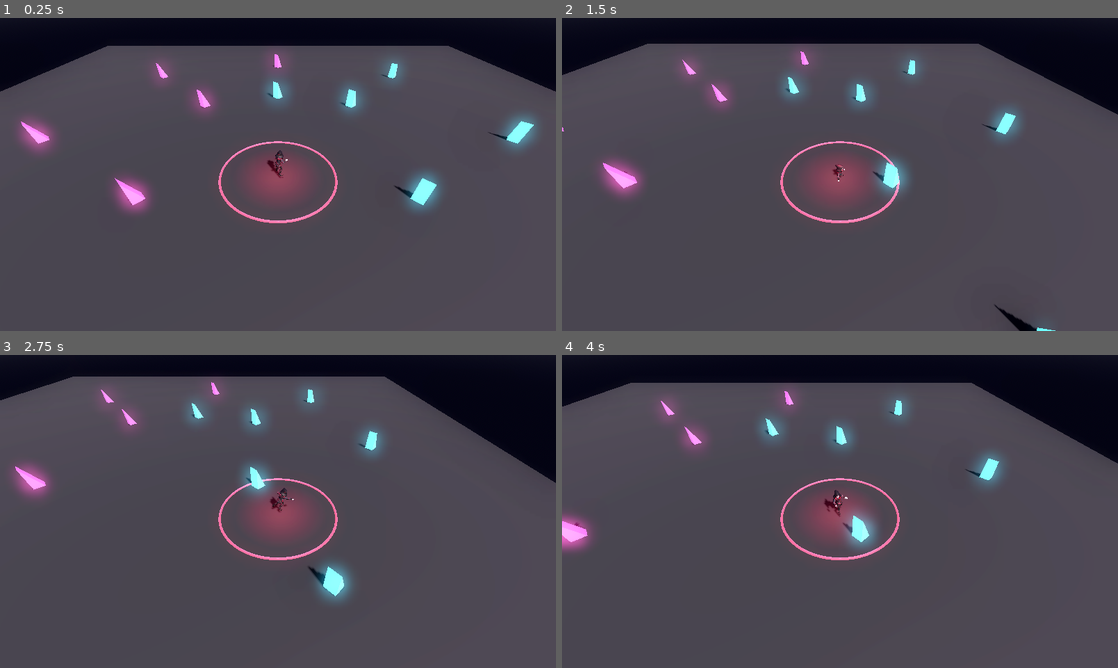
Above: before the commit, frames 1-4 (two rows, left to right).
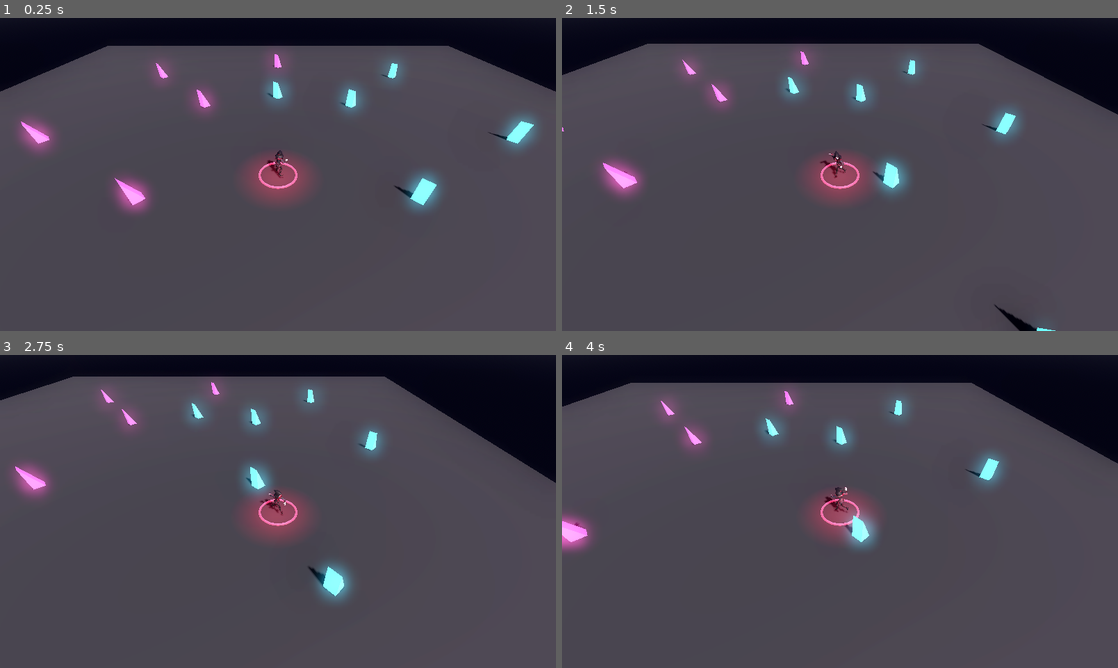
Above: after the commit, the same moments.

Repository: v-prokofev/MisterV
Game: Godot game, scene res://scenes/main.tscn
Two runs of this game, one before a commit and one after it. Both use one fixed random seed, a clock stepped at 60 frames per second and the inputs below.
Inputs (mouse positions are in pixels of both pictures, inside the frame that each line leads up to):
- Up to frame 1 (0.25 s): no input
- Up to frame 2 (1.5 s): tap Enter at 0.5 s; move the mouse to (962, 158) at 0.52 s; hold D (move_right) 0.53-1.28 s; click (962, 158) at 0.67 s; move the mouse to (728, 190) at 1.27 s; hold S (move_backward) from 1.28 s (still down)
- Up to frame 3 (2.75 s): move the mouse to (333, 442) at 2.02 s; release S (move_backward) at 2.03 s; hold D (move_right) from 2.03 s (still down)
- Up to frame 4 (4 s): move the mouse to (812, 574) at 2.77 s; release D (move_right) at 2.78 s; hold W (move_forward) 2.78-3.53 s; click (812, 574) at 2.92 s; move the mouse to (1006, 558) at 3.52 s; hold A (move_left) from 3.53 s (still down)

The runs differ from the first frame. In frame 1, 0.6% of the frame differs, in the area x 39-61%, y 39-66%; in frame 2, 0.7%; in frame 3, 0.7%; in frame 4, 0.7%.

Commit message:
Reduce attack range and magic sphere radius by 3x

Diff:
--- a/src/scenes/magic_sphere.tscn
+++ b/src/scenes/magic_sphere.tscn
@@ -3,7 +3,7 @@
 [ext_resource type="Script" path="res://scripts/magic_sphere.gd" id="1_sphere_script"]
 
 [sub_resource type="SphereShape3D" id="SphereShape3D_1"]
-radius = 0.4
+radius = 0.133
 
 [sub_resource type="StandardMaterial3D" id="StandardMaterial3D_1"]
 albedo_color = Color(0.95, 0.1, 0.2, 1.0)
@@ -13,8 +13,8 @@
 
 [sub_resource type="SphereMesh" id="SphereMesh_1"]
 material = SubResource("StandardMaterial3D_1")
-radius = 0.3
-height = 0.6
+radius = 0.1
+height = 0.2
 
 [node name="MagicSphere" type="Area3D"]
 collision_layer = 4
@@ -30,4 +30,4 @@
 [node name="OmniLight3D" type="OmniLight3D" parent="."]
 light_color = Color(1, 0.2, 0.2, 1)
 light_energy = 2.5
-omni_range = 4.0
+omni_range = 1.33
--- a/src/scripts/player.gd
+++ b/src/scripts/player.gd
@@ -1,7 +1,7 @@
 extends CharacterBody3D
 
 @export var move_speed: float = 6.5
-@export var attack_range: float = 3.7
+@export var attack_range: float = 1.233
 @export var attack_cooldown: float = 2.4
 @export_range(0.0, 1.0) var attack_cast_point_ratio: float = 0.40
 @export var magic_sphere_scene: PackedScene = preload("res://scenes/magic_sphere.tscn")
Not shown, changed: lor.md
